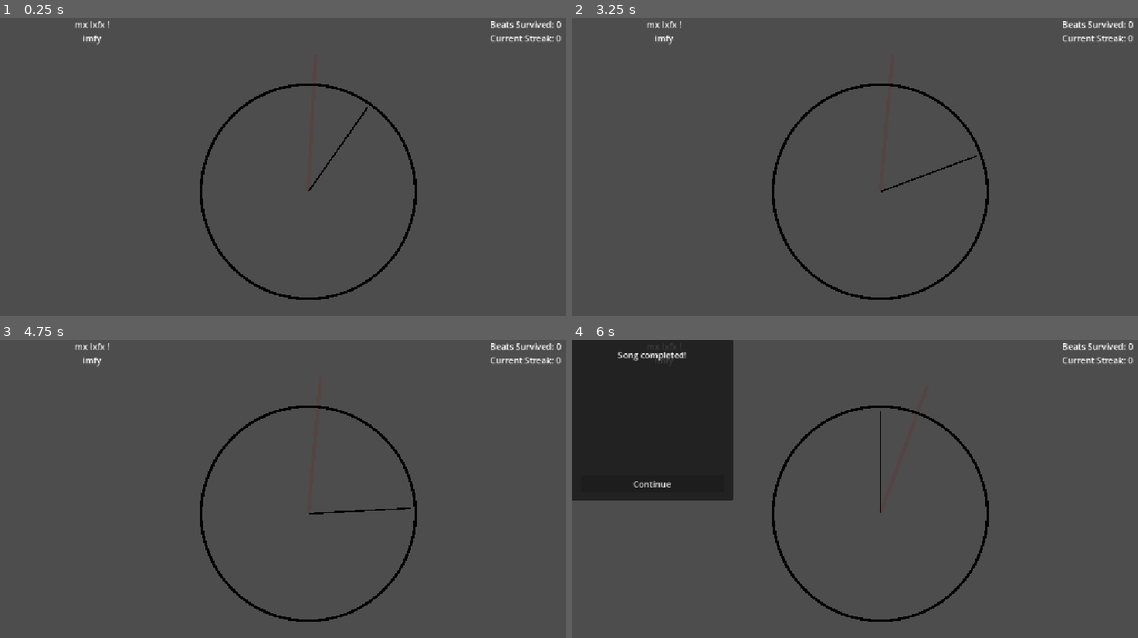
Above: before the commit, frames 1-4 (two rows, left to right).
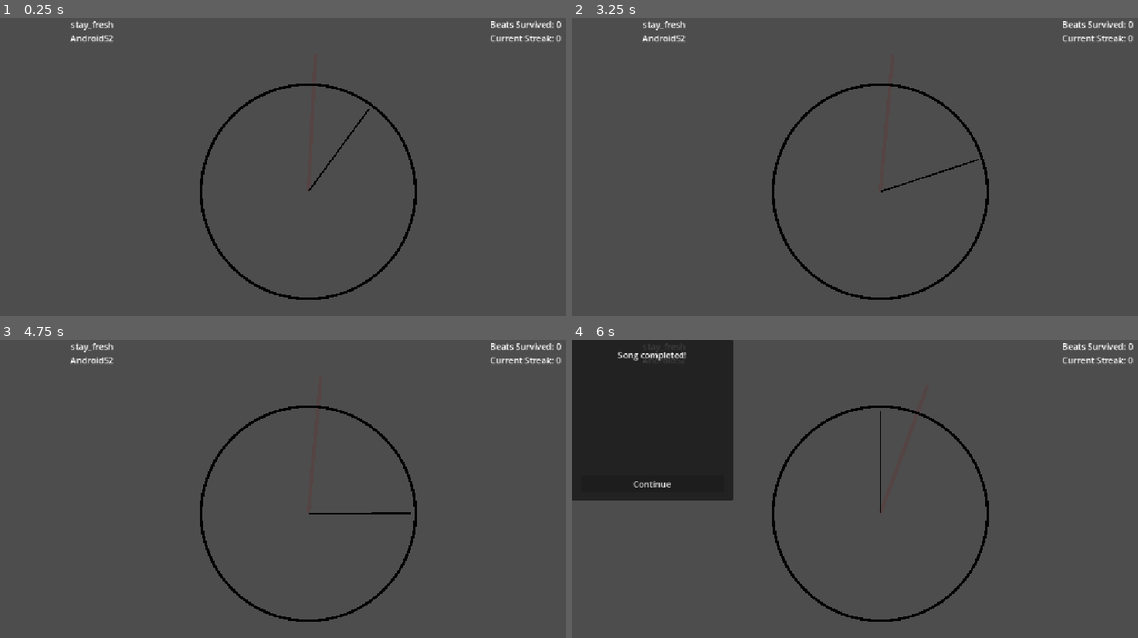
Above: after the commit, the same moments.

Repository: samstokes/jammin
Game: Godot game, scene res://scenes/clock_jam/clock_jam.tscn
Two runs of this game, one before a commit and one after it. Both use one fixed random seed, a clock stepped at 60 frames per second and the inputs below. Sound files missing from this copy of the repository are replaced by a short silence.
Inputs:
- Up to frame 1 (0.25 s): no input
- Up to frame 2 (3.25 s): tap Enter at 0.5 s; tap F (beat_main) at 0.6, 2.1 s; click "Continue" at 1.25 s; click "Continue" at 2.75 s
- Up to frame 3 (4.75 s): tap F (beat_main) at 3.6 s; click "Continue" at 4.25 s
- Up to frame 4 (6 s): tap F (beat_main) at 5.1, 5.85 s

The runs differ from the first frame. In frame 1, 0.3% of the frame differs, in the area x 12-66%, y 1-57%; in frame 2, 0.4%; in frame 3, 0.4%, in the area x 12-73%, y 1-59%; in frame 4, less than 0.1%.

Commit message:
start with a random track

Diff:
--- a/scenes/clock_jam/clock_jam.gd
+++ b/scenes/clock_jam/clock_jam.gd
@@ -34,7 +34,7 @@
 	track_player.beat.connect(_on_beat)
 	track_player.track_ended.connect(_on_game_won)
 
-	var track = PlayableTrackMxLxfx.new().track()
+	var track = [PlayableTrackMxLxfx, PlayableTrackStayFresh].pick_random().new().track()
 	print("Playing track: %s" % [track.debug_string()])
 	track_player.play_track(track)
 
